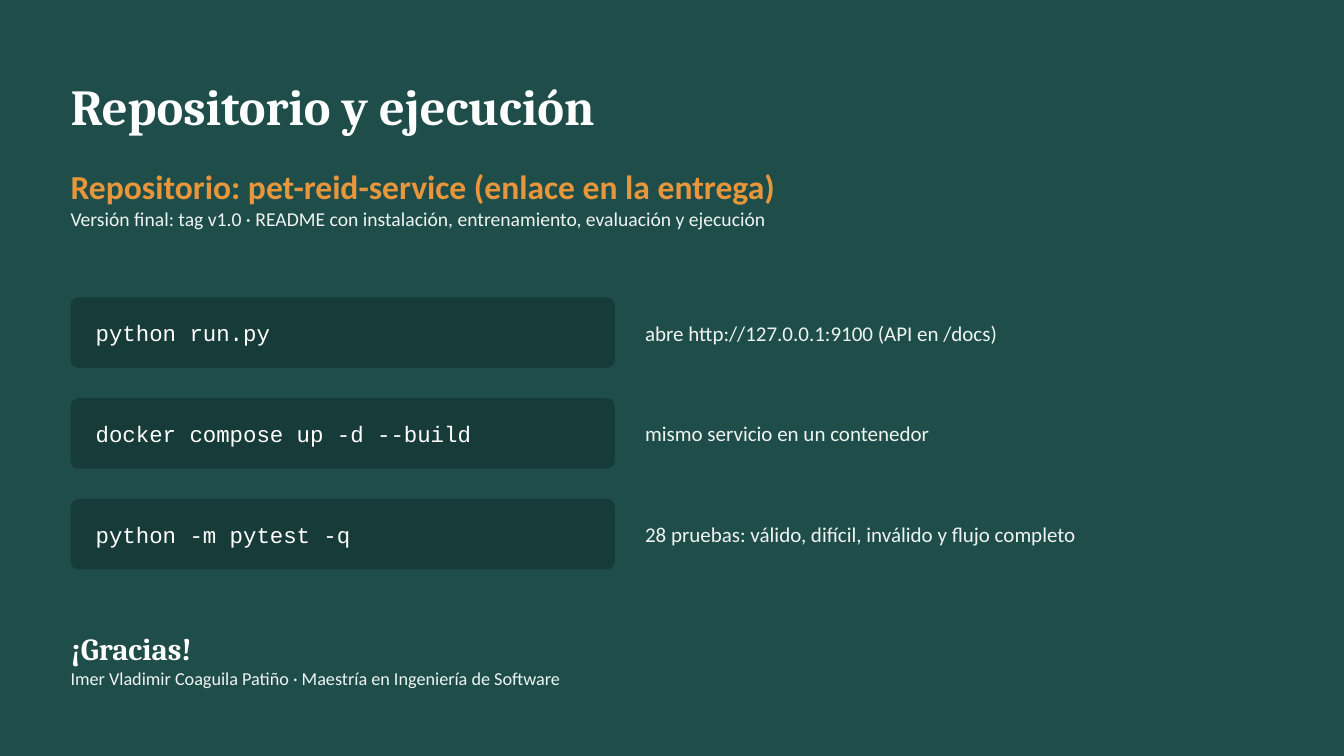
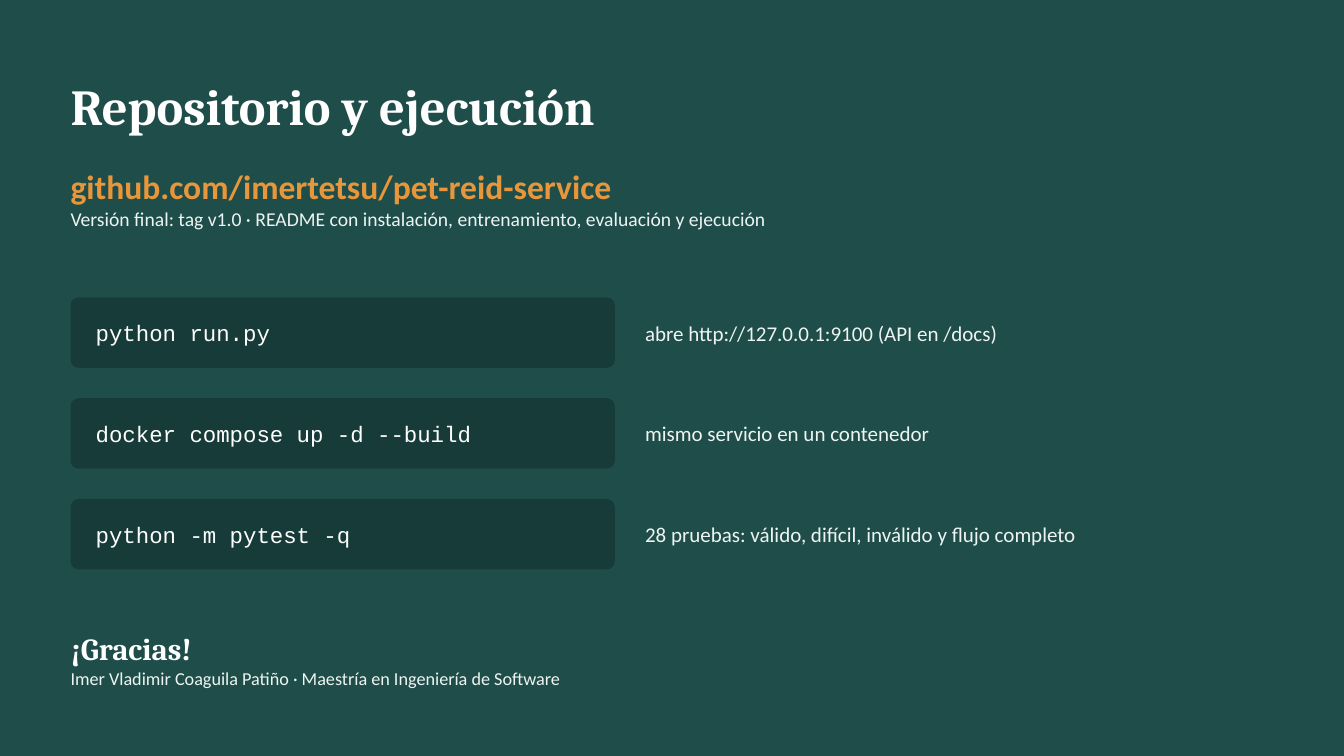
Before and after one commit to imertetsu/pet-reid-service, a slide deck: slide 6 of docs/presentacion/presentacion-ml.pptx (slide 5 before the commit). Drawn at 1344x756 pixels with LibreOffice and Linux fonts; fonts in the diff are those of the drawing. Boxes give left, top, right and bottom in pixels: in the first picture for what was removed or moved away, otherwise in the second. Text is boxed around its words. In the diff, an @@ line names an element or a change of style, - is before the commit and + after.

```diff
--- a/docs/presentacion/presentacion-ml.pptx
+++ b/docs/presentacion/presentacion-ml.pptx
@@ text at (71, 175, 612, 205): text changed @@
-Repositorio: pet-reid-service (enlace en la entrega)
+github.com/imertetsu/pet-reid-service
```
Also in this commit, not shown: 1 other slide changed, 1 slide added, 3 other files.
